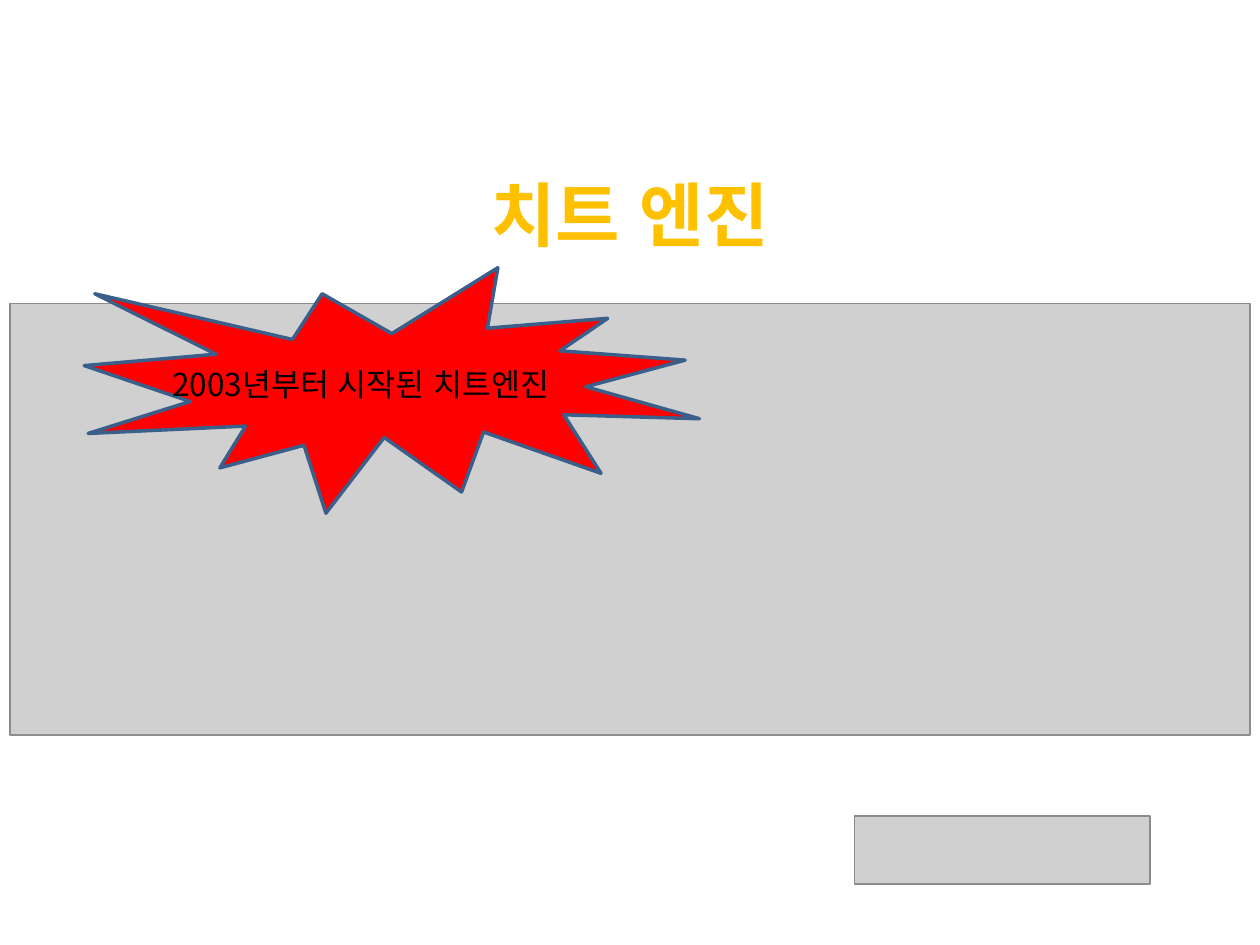
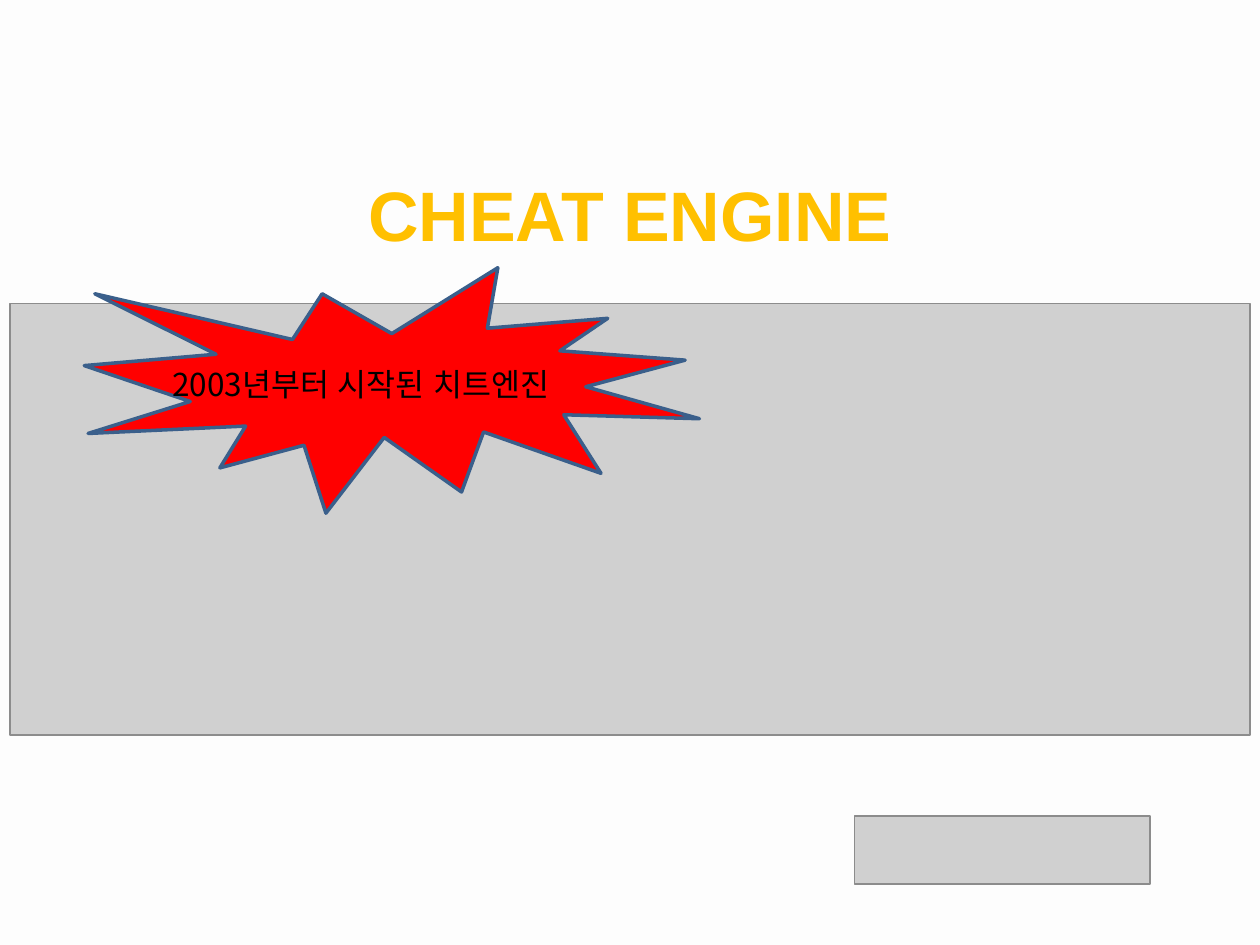
Before and after one commit to Empier/CodeEngn_2018, a slide deck: slide 4 of ##########################################################Code_Engn[강민수].pptx. Drawn at 1260x945 pixels with LibreOffice and Linux fonts; fonts in the diff are those of the drawing; grey boxes stand for pictures. Boxes give left, top, right and bottom in pixels: in the first picture for what was removed or moved away, otherwise in the second. Text is boxed around its words. In the diff, an @@ line names an element or a change of style, - is before the commit and + after.

```diff
--- a/##########################################################Code_Engn[강민수].pptx
+++ b/##########################################################Code_Engn[강민수].pptx
@@ background #FFFFFF to #F5F5F5 at 20% opacity @@
@@ text at <box>368,192,891,242</box>: text changed; font Noto Sans CJK KR to Arial @@
-치트 엔진
+CHEAT ENGINE
```
Also in this commit, not shown: 13 other slides changed, 4 slides added, 3 slides removed, 1 other file.
